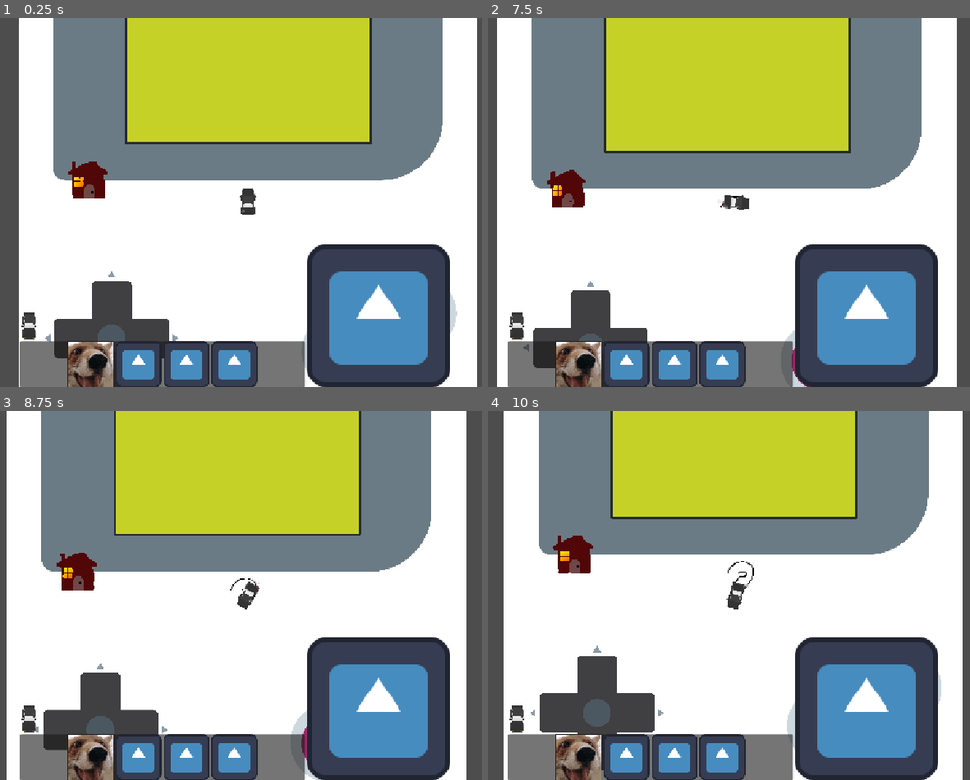
Above: before the commit, frames 1-4 (two rows, left to right).
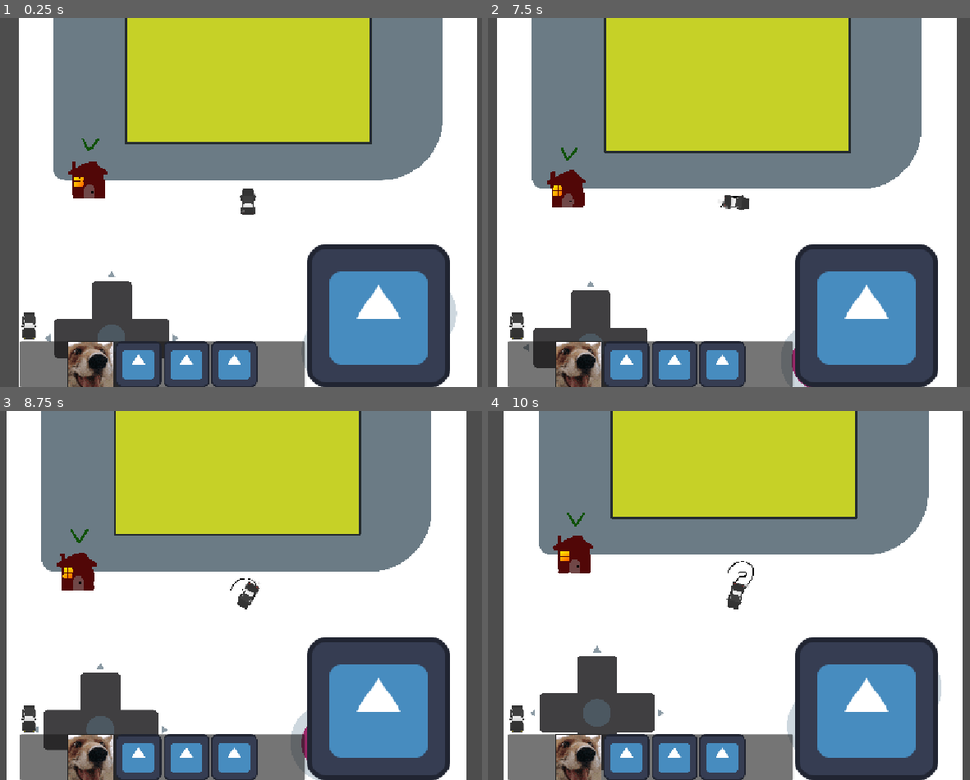
Above: after the commit, the same moments.

Repository: DBorgKiwami/game-jam-2
Game: Godot game, scene res://levels/testlevel.tscn
Same seed, same stepped clock (60 frames per second), same inputs: the game is played once before the commit and once after it. The engine's default icon, where the game draws it, is replaced by a stand-in: a white triangle on a blue panel in a dark square.
Inputs (mouse positions are in pixels of both pictures, inside the frame that each line leads up to):
- Up to frame 1 (0.25 s): no input
- Up to frame 2 (7.5 s): click (579, 364) at 0.5 s; click (627, 364) at 1.25 s; click (675, 364) at 2 s; click (724, 364) at 2.75 s; click "Press me 10 times to win" at 3.5 s; click (516, 324) at 4.25 s; tap Enter at 5 s; move the mouse to (878, 184) at 5.02 s; hold Right (turn_right) 5.03-5.78 s; hold Up (gas_pedal) 5.03-5.78 s; move the mouse to (603, 220) at 5.77 s; hold Space (brakes) 5.78-6.53 s; click (603, 220) at 5.85 s; move the mouse to (801, 121) at 6.52 s; hold Up (gas_pedal) 6.53-7.28 s; hold Right (turn_right) from 6.53 s (still down); move the mouse to (704, 276) at 7.27 s; click (704, 276) at 7.35 s
- Up to frame 3 (8.75 s): move the mouse to (443, 650) at 8.02 s; release Right (turn_right) at 8.03 s; hold Left (turn_left) from 8.03 s (still down); hold Up (gas_pedal) from 8.03 s (still down)
- Up to frame 4 (10 s): move the mouse to (541, 540) at 8.77 s; release Up (gas_pedal) at 8.78 s; click (541, 540) at 8.85 s; move the mouse to (767, 595) at 9.52 s; release Left (turn_left) at 9.53 s; hold Space (brakes) from 9.53 s (still down); hold Up (gas_pedal) from 9.53 s (still down)

The runs differ from the first frame. In frame 1, less than 0.1% of the frame differs, in the area x 16-21%, y 32-36%; in frame 2, less than 0.1%; in frame 3, less than 0.1%, in the area x 14-19%, y 32-36%; in frame 4, less than 0.1%.

Commit message:
Waypoint Added to House Scene

Diff:
--- a/levels/house.tscn
+++ b/levels/house.tscn
@@ -4,6 +4,10 @@
 [ext_resource type="Texture2D" uid="uid://bdq4jvb1enysr" path="res://images/house1.png" id="1_4khaa"]
 [ext_resource type="Texture2D" uid="uid://2ak37u513tqe" path="res://images/house2.png" id="2_0bg5l"]
 [ext_resource type="Texture2D" uid="uid://drjtc5xc0u21o" path="res://images/house3.png" id="3_srnql"]
+[ext_resource type="Script" uid="uid://cscoo7a8h6wcx" path="res://levels/hud_pointer.gd" id="5_8vqfn"]
+[ext_resource type="Texture2D" uid="uid://jcmxfx0dp2h3" path="res://images/directionarrow1.png" id="5_dg6uw"]
+[ext_resource type="Texture2D" uid="uid://riqun1ltakn0" path="res://images/directionarrow2.png" id="6_8vqfn"]
+[ext_resource type="Texture2D" uid="uid://bcw6c0ijw3yya" path="res://images/directionarrow3.png" id="7_ndoe4"]
 
 [sub_resource type="CircleShape2D" id="CircleShape2D_l0kak"]
 radius = 280.0
@@ -31,6 +35,23 @@
 [sub_resource type="StyleBoxFlat" id="StyleBoxFlat_0bg5l"]
 bg_color = Color(0.16862746, 0.70980394, 0, 1)
 
+[sub_resource type="SpriteFrames" id="SpriteFrames_0bg5l"]
+animations = [{
+"frames": [{
+"duration": 1.0,
+"texture": ExtResource("5_dg6uw")
+}, {
+"duration": 1.0,
+"texture": ExtResource("6_8vqfn")
+}, {
+"duration": 1.0,
+"texture": ExtResource("7_ndoe4")
+}],
+"loop": 1,
+"name": &"default",
+"speed": 10.0
+}]
+
 [node name="House" type="Node2D" unique_id=696121312]
 script = ExtResource("1_0bg5l")
 
@@ -42,7 +63,7 @@
 [node name="House Sprite" type="AnimatedSprite2D" parent="." unique_id=1043248419]
 sprite_frames = SubResource("SpriteFrames_g4v7s")
 autoplay = "default"
-frame_progress = 0.5414319
+frame_progress = 0.94963264
 
 [node name="Timer" type="Timer" parent="." unique_id=9875488]
 wait_time = 5.0
@@ -66,6 +87,15 @@
 max_value = 5.0
 show_percentage = false
 
+[node name="Waypoint" type="Node2D" parent="." unique_id=1147209767]
+position = Vector2(0, -200)
+script = ExtResource("5_8vqfn")
+
+[node name="AnimatedSprite2D" type="AnimatedSprite2D" parent="Waypoint" unique_id=1773946897]
+sprite_frames = SubResource("SpriteFrames_0bg5l")
+autoplay = "default"
+frame_progress = 0.6972833
+
 [connection signal="body_entered" from="House Area" to="." method="_on_house_area_body_entered"]
 [connection signal="body_exited" from="House Area" to="." method="_on_house_area_body_exited"]
 [connection signal="timeout" from="Timer" to="." method="_on_timer_timeout"]
--- /dev/null
+++ b/levels/hud_pointer.gd
@@ -0,0 +1,28 @@
+extends Node2D
+
+var camera
+var viewportcenter
+var origin
+@export var distanceBeforeNeutralPoint = 2000.0
+
+@onready var reticle: AnimatedSprite2D = $AnimatedSprite2D
+
+
+# Called when the node enters the scene tree for the first time.
+func _ready() -> void:
+	origin = global_position
+	camera = get_viewport().get_camera_2d()
+	viewportcenter = Vector2(get_viewport().size) / 2.0
+	pass # Replace with function body.
+
+
+# Called every frame. 'delta' is the elapsed time since the previous frame.
+func _process(delta: float) -> void:
+	look_at(origin)
+	rotation += PI * 0.5
+	#print(camera.global_position.distance_to(origin))
+	if camera.global_position.distance_to(origin) > distanceBeforeNeutralPoint:
+		global_position = camera.global_position + (camera.global_position.direction_to(origin) * viewportcenter)
+	else:
+		global_position = origin
+		rotation = PI
Binary file added: images/directionarrow1.png
Not shown, added: images/directionarrow1.png.import
Binary file added: images/directionarrow2.png
Not shown, added: images/directionarrow2.png.import
Binary file added: images/directionarrow3.png
Not shown, added: images/directionarrow3.png.import
Not shown, added: levels/hud_pointer.gd.uid
